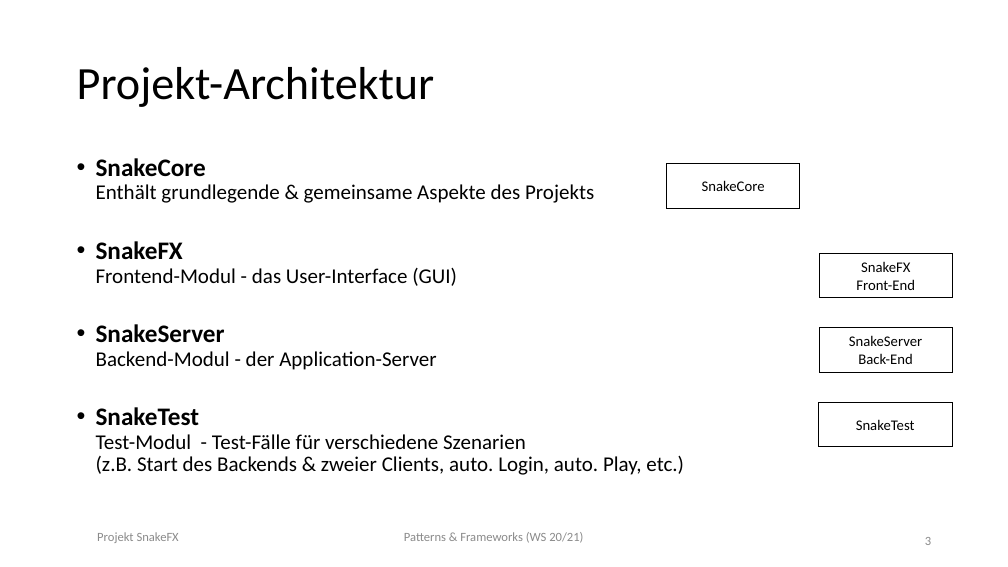
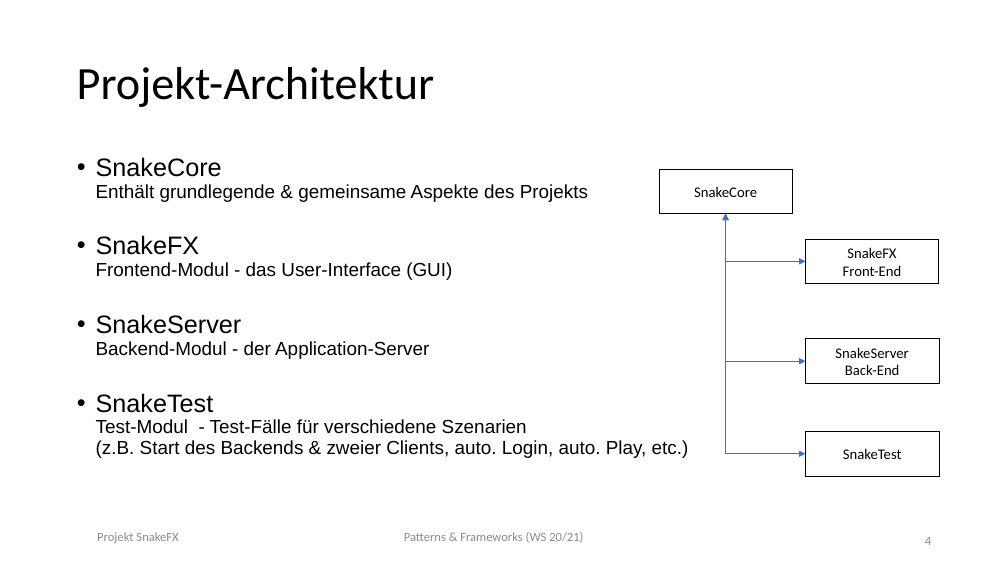
Before and after one commit to Bummelnderboris/Patterns_and_Frameworks, a slide deck: slide 4 of docs/00000_abgabe_final/3_Prasentation/Wulfert_Reidel_PF_SnakeFX.pptx (slide 3 before the commit). Drawn at 1008x567 pixels with LibreOffice and Linux fonts; fonts in the diff are those of the drawing. Boxes give left, top, right and bottom in pixels: in the first picture for what was removed or moved away, otherwise in the second. Text is boxed around its words. In the diff, an @@ line names an element or a change of style, - is before the commit and + after.

```diff
--- a/docs/00000_abgabe_final/3_Prasentation/Wulfert_Reidel_PF_SnakeFX.pptx
+++ b/docs/00000_abgabe_final/3_Prasentation/Wulfert_Reidel_PF_SnakeFX.pptx
@@ text "SnakeCore Enthält grundlegende & gemeinsame ..." at (96, 157, 689, 458): size 20 to 18 pt in "Enthält grundlegende & gemeinsame Aspekte des Projekts", "Frontend-Modul - das User-Interface (GUI)", "Backend-Modul - der Application-Server", "Test-Modul - Test-Fälle für verschiedene Szenarien (z.B. ..."; font Calibri to Arial; bold off in "SnakeCore", "SnakeFX", "SnakeServer", "SnakeTest" @@
@@ rectangle "SnakeCore": place and size @@
-rectangle "SnakeCore" at (667, 164, 800, 209)
+rectangle "SnakeCore" at (659, 169, 792, 214)
@@ elbow double arrow added from (726, 214) to (805, 262), #3F6FC3 0.75 pt @@
@@ elbow double arrow added from (726, 214) to (805, 361), #3F6FC3 0.75 pt @@
@@ elbow double arrow added from (726, 214) to (805, 454), #3F6FC3 0.75 pt @@
@@ rectangle "SnakeFX": place and size @@
-rectangle "SnakeFX" at (820, 253, 953, 298)
+rectangle "SnakeFX" at (805, 239, 938, 284)
@@ rectangle "SnakeServer": place and size @@
-rectangle "SnakeServer" at (819, 327, 953, 373)
+rectangle "SnakeServer" at (805, 339, 939, 383)
@@ rectangle "SnakeTest": place and size @@
-rectangle "SnakeTest" at (819, 402, 953, 447)
+rectangle "SnakeTest" at (805, 432, 939, 476)
@@ page number at (925, 537, 931, 545): text changed @@
-3
+4
```
Also in this commit, not shown: 7 other slides changed, 5 slides added, 5 other files.
